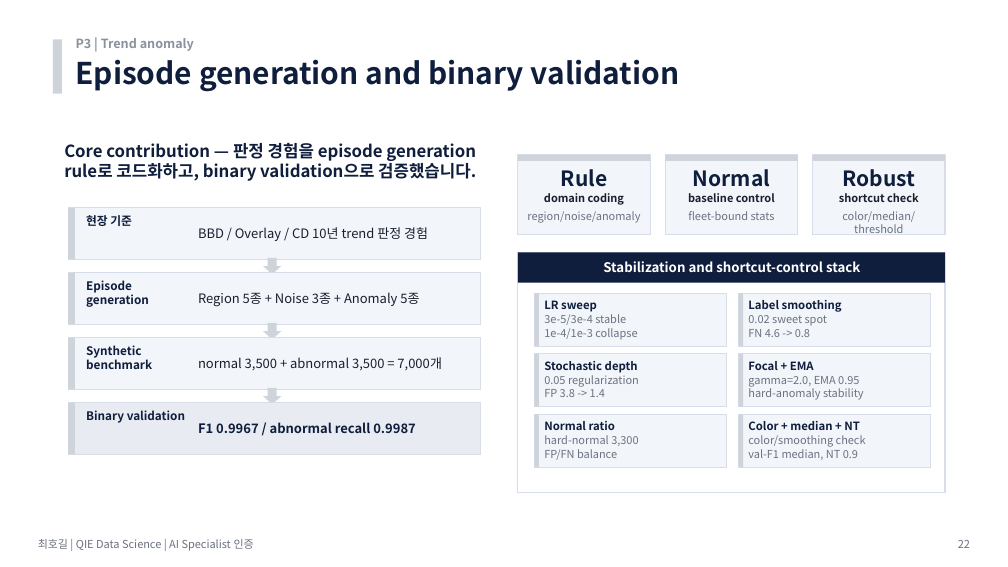
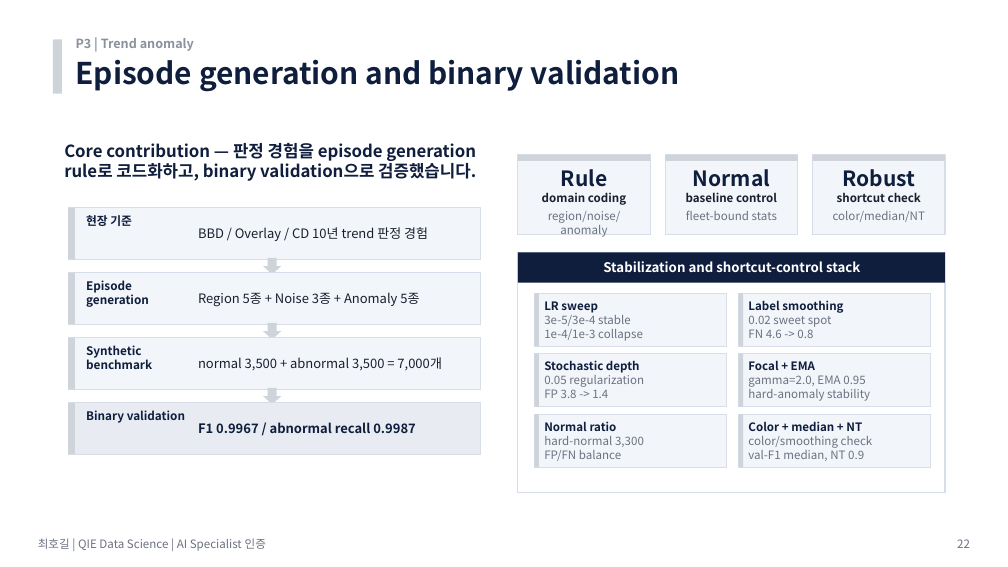
Before and after one commit to hogil/fbm_paper, a slide deck: slide 22 of recommendation/presentation/'26년 AI Specialist 면점 심사 자료_메모리사업부_최호길.pptx. Drawn at 1008x567 pixels with LibreOffice and Linux fonts; fonts in the diff are those of the drawing. Boxes give left, top, right and bottom in pixels: in the first picture for what was removed or moved away, otherwise in the second. Text is boxed around its words. In the diff, an @@ line names an element or a change of style, - is before the commit and + after.

Commit message:
Polish AI specialist deck readability

```diff
--- a/recommendation/presentation/'26년 AI Specialist 면점 심사 자료_메모리사업부_최호길.pptx
+++ b/recommendation/presentation/'26년 AI Specialist 면점 심사 자료_메모리사업부_최호길.pptx
@@ text at (x1=833, y1=211, x2=925, y2=222): text changed; size 10.5 to 11 pt @@
-color/median/threshold
+color/median/NT
@@ size 10.8 to 11 pt in 6 elements at (x1=544, y1=301, x2=598, y2=313), (x1=748, y1=300, x2=843, y2=313), (x1=544, y1=360, x2=640, y2=373), (x1=748, y1=360, x2=815, y2=370), (x1=544, y1=421, x2=617, y2=431), (x1=748, y1=421, x2=862, y2=431) @@
@@ size 10.5 to 11 pt in 12 elements at (x1=542, y1=192, x2=626, y2=205), (x1=548, y1=211, x2=621, y2=237), (x1=686, y1=192, x2=777, y2=202), (x1=686, y1=211, x2=777, y2=220), (x1=837, y1=192, x2=921, y2=202), (x1=544, y1=312, x2=643, y2=341), (x1=748, y1=315, x2=832, y2=338), (x1=544, y1=375, x2=644, y2=398), (x1=748, y1=375, x2=870, y2=401), (x1=544, y1=436, x2=644, y2=461), (x1=748, y1=436, x2=873, y2=461), (x1=38, y1=538, x2=266, y2=551) @@
```
Also in this commit, not shown: 25 other slides changed, 2 other files.
